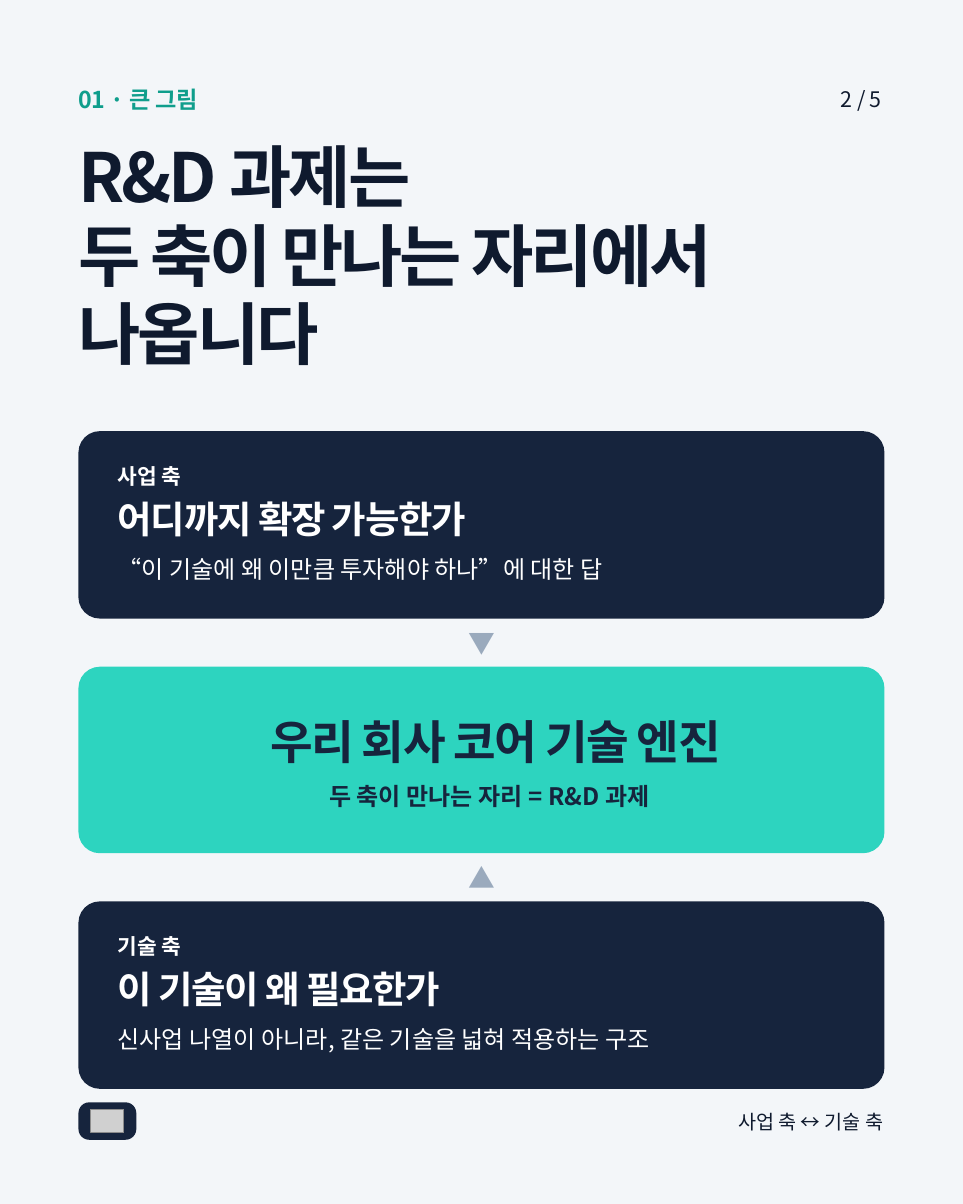
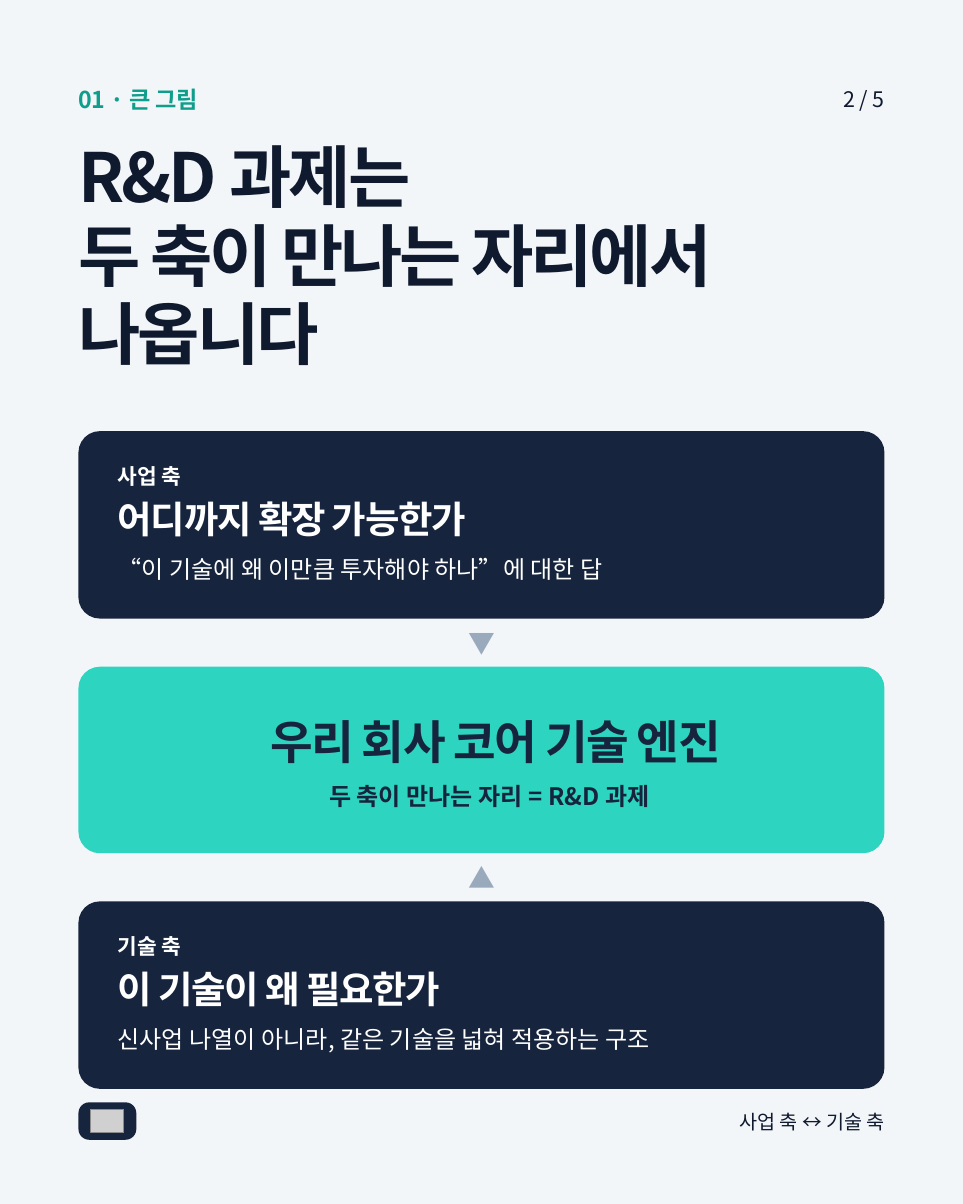
Before and after one commit to standardcho-debug/supernova, a slide deck: slide 2 of service/marketing-studio/samples/tips-v1/canva/TIPS_캐러셀_5p.pptx. Drawn at 963x1204 pixels with LibreOffice and Linux fonts; fonts in the diff are those of the drawing; grey boxes stand for pictures. Boxes give left, top, right and bottom in pixels: in the first picture for what was removed or moved away, otherwise in the second. Text is boxed around its words. In the diff, an @@ line names an element or a change of style, - is before the commit and + after.

```diff
--- a/service/marketing-studio/samples/tips-v1/canva/TIPS_캐러셀_5p.pptx
+++ b/service/marketing-studio/samples/tips-v1/canva/TIPS_캐러셀_5p.pptx
@@ text "2 / 5" at [844, 91, 885, 108]: alignment left to right @@
@@ text "사업 축 ↔ 기술 축" at [740, 1112, 884, 1131]: alignment left to right @@
```
Also in this commit, not shown: 4 other slides changed, 3 other files.
